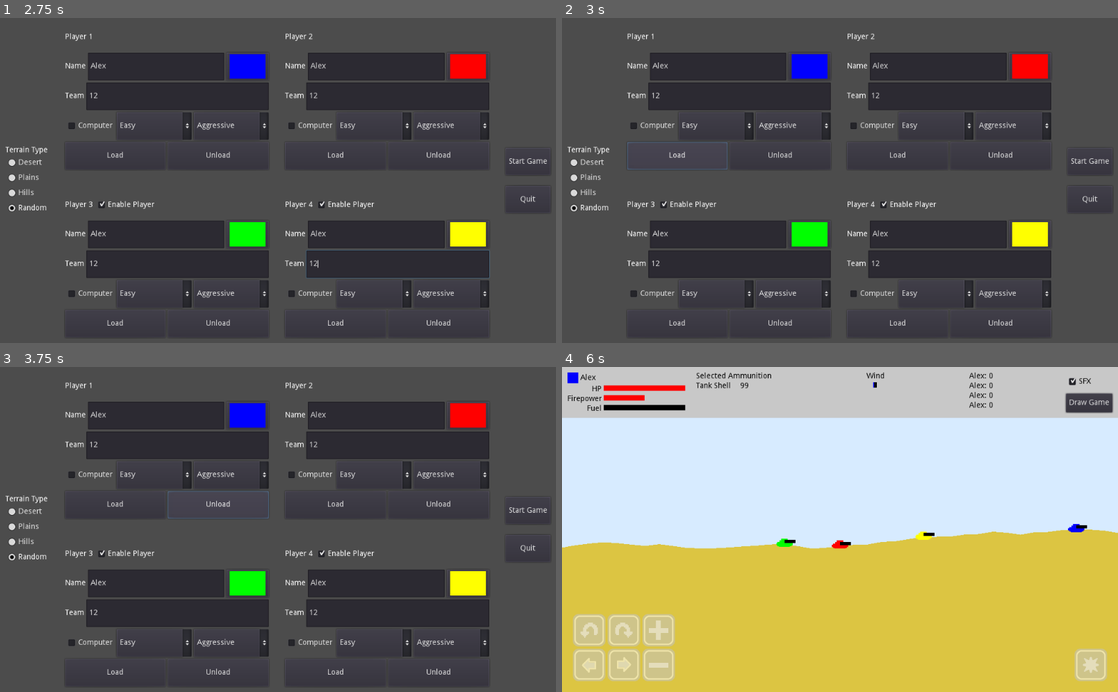
Above: before the commit, frames 1-4 (two rows, left to right).
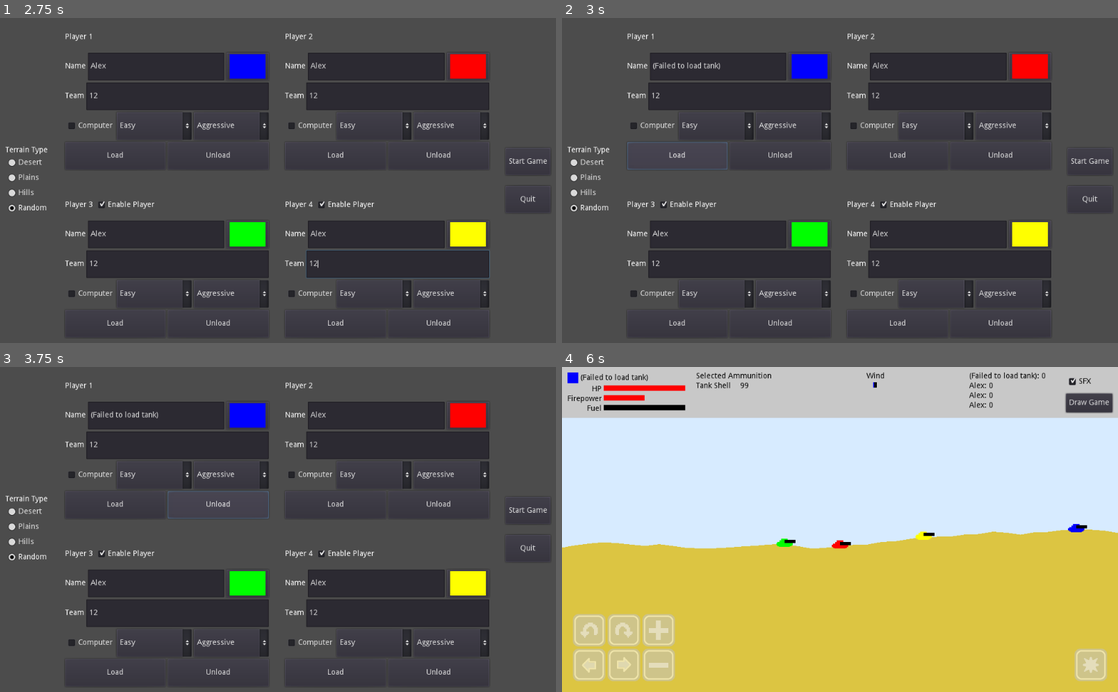
Above: after the commit, the same moments.

Repository: Arc676/Tanks-Godot
Game: Godot game, scene res://Scenes/Screens/Main Menu.tscn
The game is run twice, just before and just after one commit, with the same random seed, the same clock (stepped at 60 frames per second) and the same inputs.
Inputs (mouse positions are in pixels of both pictures, inside the frame that each line leads up to):
- Up to frame 1 (2.75 s): click (155, 66) at 0.52 s; type "Alex" at 0.6 s; click (177, 96) at 0.75 s; type "12" at 0.83 s; click (155, 235) at 0.98 s; type "Alex" at 1.07 s; click (177, 265) at 1.27 s; type "12" at 1.35 s; click (378, 66) at 1.5 s; type "Alex" at 1.58 s; click (400, 96) at 1.73 s; type "12" at 1.82 s; click (378, 235) at 2.02 s; type "Alex" at 2.1 s; click (400, 265) at 2.25 s; type "12" at 2.33 s
- Up to frame 2 (3 s): click "Load" at 2.75 s
- Up to frame 3 (3.75 s): click "Unload" at 3.5 s
- Up to frame 4 (6 s): click "Easy" at 4.25 s; click "Easy" at 5 s; click "Start Game" at 5.75 s

Frame 1 is identical in both runs. In frame 2, 0.1% of the frame differs, in the area x 16-29%, y 13-16%; in frame 3, 0.1%; in frame 4, 0.3%, in the area x 3-87%, y 1-5%.
Error after the commit: Attempt to call function 'queue_free' in base 'previously freed instance' on a null instance. (res://Scripts/UI/Tank)

Commit message:
Add persistence for tanks
Can return to main from store
Can un/load tanks on main menu

Diff:
--- a/Scenes/Screens/Store.tscn
+++ b/Scenes/Screens/Store.tscn
@@ -96,14 +96,29 @@
 margin_right = -10.0
 margin_bottom = -10.0
 rect_min_size = Vector2( 0, 60 )
+custom_constants/separation = 40
 alignment = 2
 __meta__ = {
 "_edit_use_anchors_": false
 }
+
+[node name="Back to Main" type="Button" parent="Controls"]
+margin_left = 712.0
+margin_right = 818.0
+margin_bottom = 60.0
+text = "Return to Main"
+
+[node name="Save" type="Button" parent="Controls"]
+margin_left = 858.0
+margin_right = 932.0
+margin_bottom = 60.0
+text = "Save Tank"
 
 [node name="Next Player" type="Button" parent="Controls"]
 margin_left = 972.0
 margin_right = 1014.0
 margin_bottom = 60.0
 text = "Next"
+[connection signal="pressed" from="Controls/Back to Main" to="." method="backToMain"]
+[connection signal="pressed" from="Controls/Save" to="." method="saveTank"]
 [connection signal="pressed" from="Controls/Next Player" to="." method="nextPlayer"]
--- a/Scenes/UI/Tank Creator.tscn
+++ b/Scenes/UI/Tank Creator.tscn
@@ -131,3 +131,5 @@
 size_flags_horizontal = 3
 size_flags_vertical = 3
 text = "Unload"
+[connection signal="pressed" from="Disk/Load" to="." method="loadTank"]
+[connection signal="pressed" from="Disk/Unload" to="." method="unloadTank"]
--- a/Scripts/Entities/Tank.gd
+++ b/Scripts/Entities/Tank.gd
@@ -79,7 +79,7 @@
 }
 
 # Items
-onready var shieldObj = preload("res://Scenes/Effects/Shield.tscn")
+var shieldObj = preload("res://Scenes/Effects/Shield.tscn")
 var activeShield = null
 var items = {}
 
@@ -101,6 +101,74 @@
 var isFalling = false
 var isTeleporting = false
 var velocity = Vector2.ZERO
+
+func writeToDisk():
+	var dir = Directory.new()
+	if !dir.dir_exists("user://tanks"):
+		if dir.make_dir_recursive("user://tanks") != OK:
+			return false
+	var saveFile = File.new()
+	saveFile.open("user://tanks/%s.dat" % tankName, File.WRITE)
+
+	for property in [
+		weapons, items, team, color.to_html(false), money, score, upgrades
+	]:
+		saveFile.store_var(property)
+
+	saveFile.store_var(isCC)
+	if isCC:
+		saveFile.store_var({
+			"style" : aiStyle,
+			"lvl" : aiLvl
+		})
+	if is_instance_valid(activeShield):
+		saveFile.store_var({
+			"name" : activeShield.shieldName,
+			"hp" : activeShield.hp
+		})
+	else:
+		saveFile.store_var(0)
+	saveFile.close()
+	return true
+
+# warning-ignore:shadowed_variable
+func loadFromDisk(tankName):
+	self.tankName = tankName
+	var saveFile = File.new()
+	var path = "user://tanks/%s.dat" % tankName
+	if saveFile.file_exists(path):
+		saveFile.open(path, File.READ)
+
+		weapons = saveFile.get_var()
+		items = saveFile.get_var()
+		team = saveFile.get_var()
+		setColor(Color(saveFile.get_var()))
+		money = saveFile.get_var()
+		score = saveFile.get_var()
+		upgrades = saveFile.get_var()
+
+		isCC = saveFile.get_var()
+		if isCC:
+			var data = saveFile.get_var()
+			aiStyle = data["style"]
+			aiLvl = data["lvl"]
+
+		var shieldData = saveFile.get_var()
+		if shieldData is Dictionary:
+			activeShield = shieldObj.instance()
+			var name = shieldData["name"]
+			activeShield.init(
+				name,
+				Items.ITEM_PROPERTIES[name]["hp"],
+				Items.ITEM_PROPERTIES[name]["color"],
+				self
+			)
+			activeShield.hp = shieldData["hp"]
+			add_child(activeShield)
+
+		saveFile.close()
+		return true
+	return false
 
 func setColor(newColor):
 	color = newColor
--- a/Scripts/Screens/Store.gd
+++ b/Scripts/Screens/Store.gd
@@ -77,3 +77,9 @@
 	else:
 		currentPlayer += 1
 		setPlayer(currentPlayer)
+
+func saveTank():
+	Globals.players[currentPlayer].writeToDisk()
+
+func backToMain():
+	tree.change_scene("res://Scenes/Screens/Main Menu.tscn")
--- a/Scripts/UI/Tank Creator.gd
+++ b/Scripts/UI/Tank Creator.gd
@@ -45,9 +45,14 @@
 	"Zulu"
 ]
 
+var defaultColor
+
 # Enable tank?
 onready var enableTank = $"Presence/Tank Enabled"
 onready var pNum = $"Presence/Player Number"
+
+# Disk
+var loadedTank = null
 
 # Identification
 onready var tankName = $"Identification/Tank Name"
@@ -68,11 +73,14 @@
 func setProperties(num, color):
 	enableTank.visible = num >= 3
 	pNum.text = "Player %d" % num
+	defaultColor = color
 	tankColor.color = color
 
 func getTank():
 	if !enableTank.pressed:
 		return null
+	if is_instance_valid(loadedTank):
+		return loadedTank
 	var rng = RandomNumberGenerator.new()
 	rng.randomize()
 	var tank = tankObj.instance()
@@ -90,3 +98,22 @@
 		else:
 			tank.aiStyle = aiStyle.selected
 	return tank
+
+func loadTank():
+	loadedTank = tankObj.instance()
+	if loadedTank.loadFromDisk(tankName.text):
+		tankTeam.text = loadedTank.team
+		tankColor.color = loadedTank.color
+		if loadedTank.isCC:
+			tankIsCC.pressed = true
+			aiStyle.select(loadedTank.aiLvl)
+			aiStyle.select(loadedTank.aiStyle)
+	else:
+		tankName.text = "(Failed to load tank)"
+		loadedTank.queue_free()
+
+func unloadTank():
+	loadedTank.queue_free()
+	tankName.text = ""
+	tankTeam.text = ""
+	tankColor.color = defaultColor
